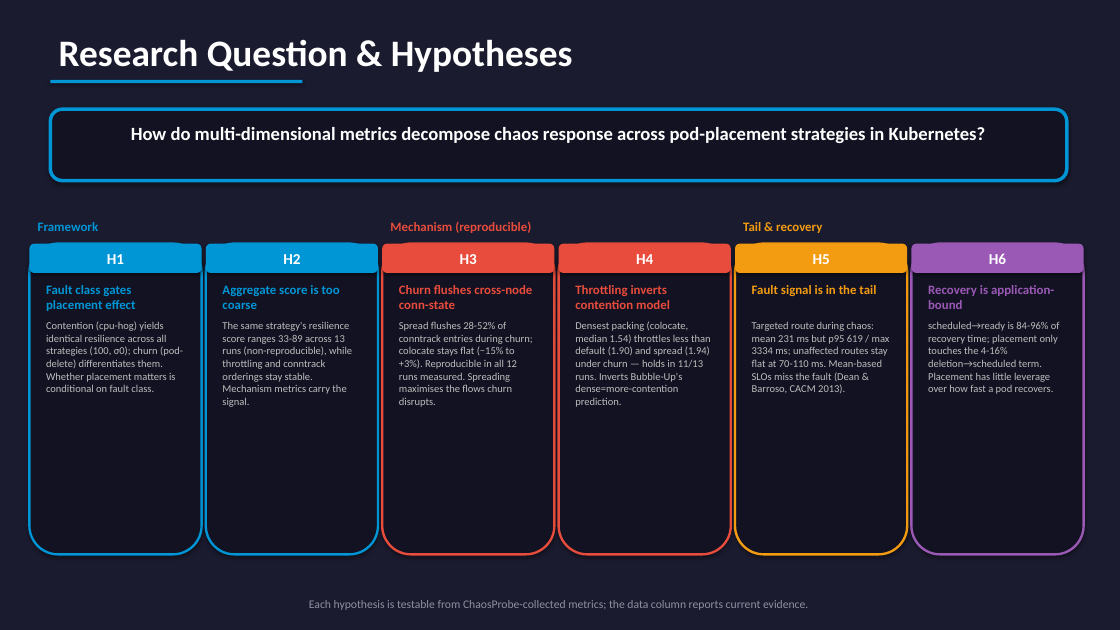
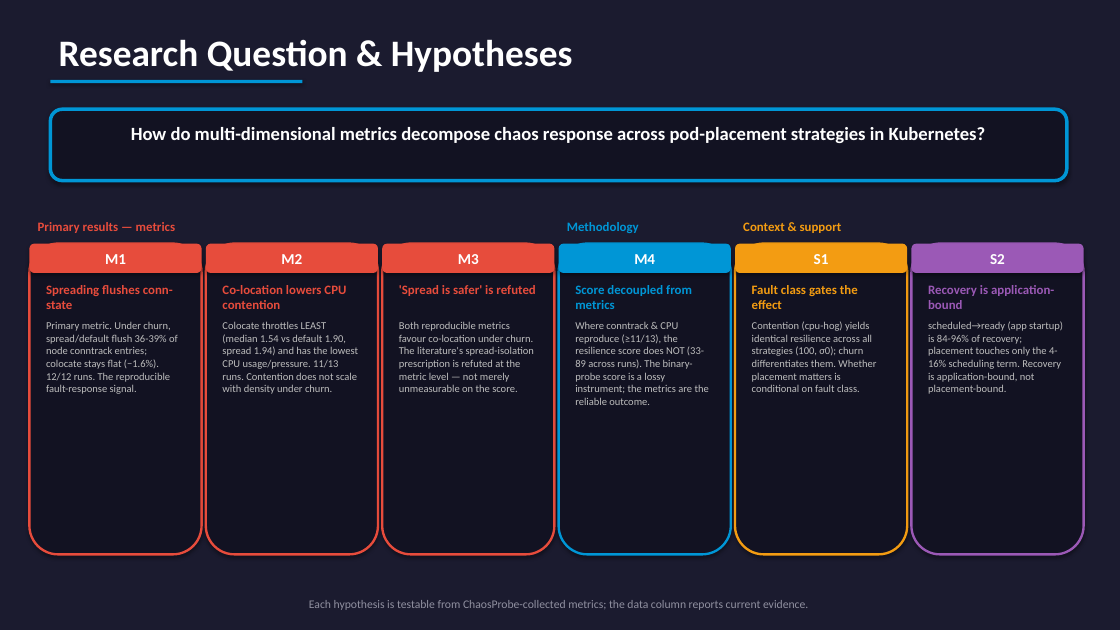
Before and after one commit to yhu02/uva-msc-thesis, a slide deck: slide 3 of ChaosProbe_Presentation.pptx. Drawn at 1120x630 pixels with LibreOffice and Linux fonts; fonts in the diff are those of the drawing. Boxes give left, top, right and bottom in pixels: in the first picture for what was removed or moved away, otherwise in the second. Text is boxed around its words. In the diff, an @@ line names an element or a change of style, - is before the commit and + after.

```diff
--- a/ChaosProbe_Presentation.pptx
+++ b/ChaosProbe_Presentation.pptx
@@ text at bbox=[38, 222, 176, 233]: text changed; text colour #0096D6 to #E74C3C @@
-Framework
+Primary results — metrics
@@ text at bbox=[567, 222, 639, 233]: text changed; text colour #E74C3C to #0096D6 @@
-Mechanism (reproducible)
+Methodology
@@ text at bbox=[743, 222, 842, 233]: text changed @@
-Tail & recovery
+Context & support
@@ rounded rectangle at bbox=[29, 244, 202, 555]: outline #0096D6 2 pt to #E74C3C 2 pt @@
@@ rounded rectangle "M1" at bbox=[29, 244, 202, 273]: fill #0096D6 to #E74C3C @@
@@ text in rounded rectangle at bbox=[105, 254, 126, 264]: text changed @@
-H1
+M1
@@ rounded rectangle at bbox=[206, 244, 378, 555]: outline #0096D6 2 pt to #E74C3C 2 pt @@
@@ rounded rectangle "M2" at bbox=[206, 244, 378, 273]: fill #0096D6 to #E74C3C @@
@@ text in rounded rectangle at bbox=[281, 254, 302, 264]: text changed @@
-H2
+M2
@@ text in rounded rectangle at bbox=[458, 254, 479, 264]: text changed @@
-H3
+M3
@@ rounded rectangle at bbox=[559, 244, 731, 555]: outline #E74C3C 2 pt to #0096D6 2 pt @@
@@ rounded rectangle "M4" at bbox=[559, 244, 731, 273]: fill #E74C3C to #0096D6 @@
@@ text in rounded rectangle at bbox=[634, 254, 655, 264]: text changed @@
-H4
+M4
@@ text in rounded rectangle at bbox=[814, 254, 829, 264]: text changed @@
-H5
+S1
@@ text in rounded rectangle at bbox=[990, 254, 1005, 264]: text changed @@
-H6
+S2
@@ text at bbox=[46, 285, 173, 309]: text changed; text colour #0096D6 to #E74C3C @@
-Fault class gates placement effect
+Spreading flushes conn-state
@@ text at bbox=[222, 285, 346, 309]: text changed; text colour #0096D6 to #E74C3C @@
-Aggregate score is too coarse
+Co-location lowers CPU contention
@@ text at bbox=[399, 285, 535, 296]: text changed @@
-Churn flushes cross-node conn-state
+'Spread is safer' is refuted
@@ text at bbox=[575, 285, 692, 309]: text changed; text colour #E74C3C to #0096D6 @@
-Throttling inverts contention model
+Score decoupled from metrics
@@ text at bbox=[752, 285, 858, 309]: text changed @@
-Fault signal is in the tail
+Fault class gates the effect
@@ text at bbox=[46, 322, 178, 394]: text changed @@
-Contention (cpu-hog) yields identical resilience across all strategies (100, σ0); churn (pod-delete) differentiates them. Whether placement matters is conditional on fault class.
+Primary metric. Under churn, spread/default flush 36-39% of node conntrack entries; colocate stays flat (−1.6%). 12/12 runs. The reproducible fault-response signal.
@@ text at bbox=[222, 321, 358, 394]: text changed @@
-The same strategy's resilience score ranges 33-89 across 13 runs (non-reproducible), while throttling and conntrack orderings stay stable. Mechanism metrics carry the signal.
+Colocate throttles LEAST (median 1.54 vs default 1.90, spread 1.94) and has the lowest CPU usage/pressure. 11/13 runs. Contention does not scale with density under churn.
@@ text at bbox=[399, 322, 535, 392]: text changed @@
-Spread flushes 28-52% of conntrack entries during churn; colocate stays flat (−15% to +3%). Reproducible in all 12 runs measured. Spreading maximises the flows churn disrupts.
+Both reproducible metrics favour co-location under churn. The literature's spread-isolation prescription is refuted at the metric level — not merely unmeasurable on the score.
@@ text at bbox=[575, 322, 709, 405]: text changed @@
-Densest packing (colocate, median 1.54) throttles less than default (1.90) and spread (1.94) under churn — holds in 11/13 runs. Inverts Bubble-Up's dense=more-contention prediction.
+Where conntrack & CPU reproduce (≥11/13), the resilience score does NOT (33-89 across runs). The binary-probe score is a lossy instrument; the metrics are the reliable outcome.
@@ text at bbox=[752, 321, 876, 392]: text changed @@
-Targeted route during chaos: mean 231 ms but p95 619 / max 3334 ms; unaffected routes stay flat at 70-110 ms. Mean-based SLOs miss the fault (Dean & Barroso, CACM 2013).
+Contention (cpu-hog) yields identical resilience across all strategies (100, σ0); churn differentiates them. Whether placement matters is conditional on fault class.
@@ text at bbox=[928, 321, 1063, 394]: text changed @@
-scheduled→ready is 84-96% of recovery time; placement only touches the 4-16% deletion→scheduled term. Placement has little leverage over how fast a pod recovers.
+scheduled→ready (app startup) is 84-96% of recovery; placement touches only the 4-16% scheduling term. Recovery is application-bound, not placement-bound.
```
Also in this commit, not shown: 4 other slides changed, 2 other files.
